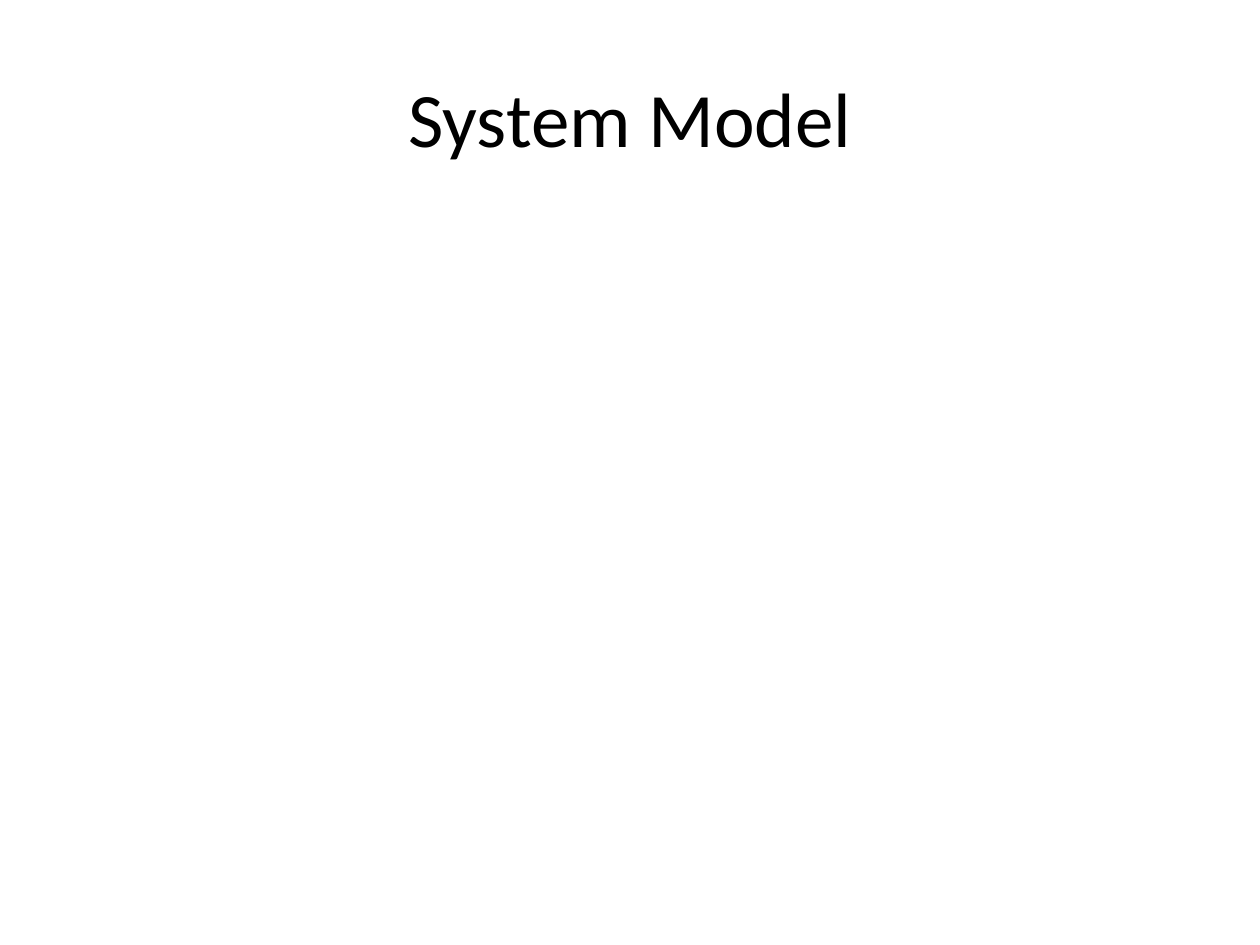
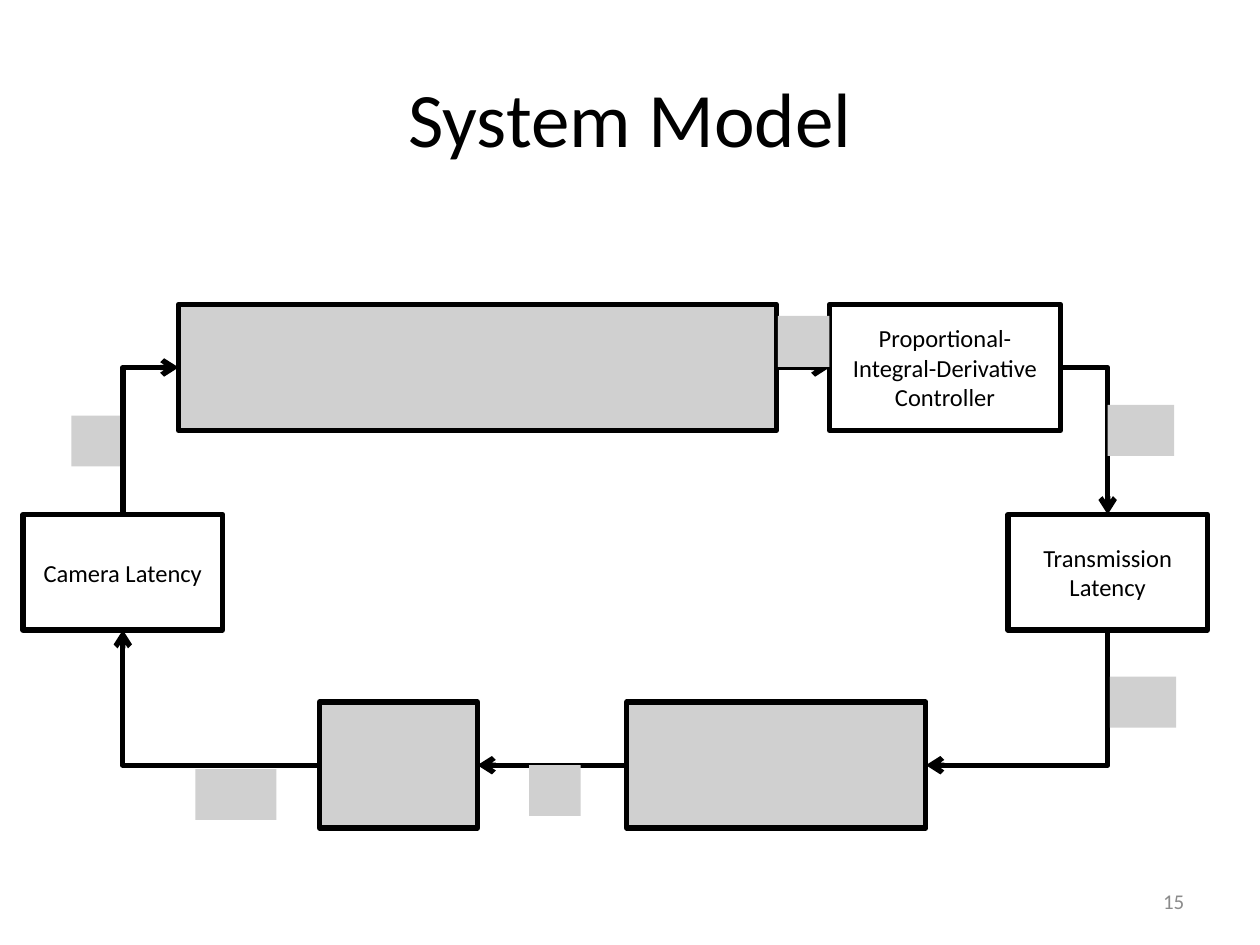
Before and after one commit to ryanjulian/manuscript-aamas2013, a slide deck: slide 15 of presentation/AAMAS_2013.pptx. Drawn at 1260x945 pixels with LibreOffice and Linux fonts; fonts in the diff are those of the drawing; grey boxes stand for pictures. Boxes give left, top, right and bottom in pixels: in the first picture for what was removed or moved away, otherwise in the second. Text is boxed around its words. In the diff, an @@ line names an element or a change of style, - is before the commit and + after.

```diff
--- a/presentation/AAMAS_2013.pptx
+++ b/presentation/AAMAS_2013.pptx
@@ picture added at box(179, 305, 776, 431) @@
@@ picture added at box(777, 316, 829, 367) @@
@@ rectangle added at box(829, 305, 1060, 431), fill #FFFFFF, outline #000000 3 pt, 14 pt, text #000000 @@
+Proportional-Integral-Derivative Controller
@@ elbow arrow added from (122, 514) to (179, 368), #000000 3 pt @@
@@ arrow added from (776, 368) to (829, 368), #000000 3 pt @@
@@ elbow arrow added from (1061, 368) to (1108, 514), #000000 3 pt @@
@@ picture added at box(72, 416, 123, 466) @@
@@ picture added at box(1108, 404, 1174, 455) @@
@@ rectangle added at box(23, 514, 222, 630), fill #FFFFFF, outline #000000 3 pt, 14 pt, text #000000 @@
+Camera Latency
@@ rectangle added at box(1008, 514, 1207, 630), fill #FFFFFF, outline #000000 3 pt, 14 pt, text #000000 @@
+Transmission Latency
@@ elbow arrow added from (320, 765) to (122, 630), #000000 3 pt @@
@@ elbow arrow added from (1108, 630) to (926, 765), #000000 3 pt @@
@@ picture added at box(1110, 677, 1177, 727) @@
@@ picture added at box(320, 702, 478, 828) @@
@@ picture added at box(626, 702, 925, 828) @@
@@ picture added at box(195, 769, 276, 819) @@
@@ arrow added from (626, 765) to (478, 765), #000000 3 pt @@
@@ picture added at box(529, 765, 581, 815) @@
@@ page number added at box(1163, 895, 1184, 909), 12 pt, text #8C8C8C @@
+15
```
Also in this commit, not shown: 20 other slides changed, 2 slides added, 2 slides removed, 1 other file.
